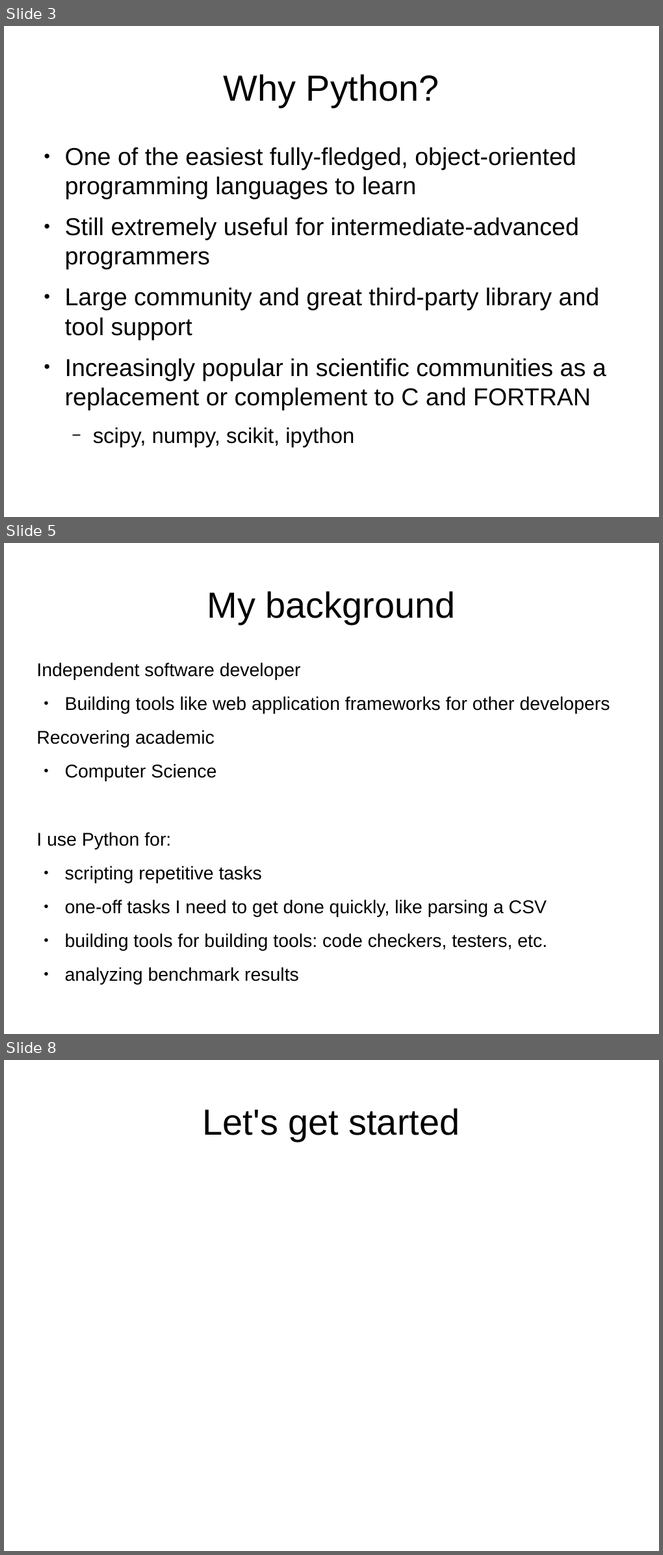
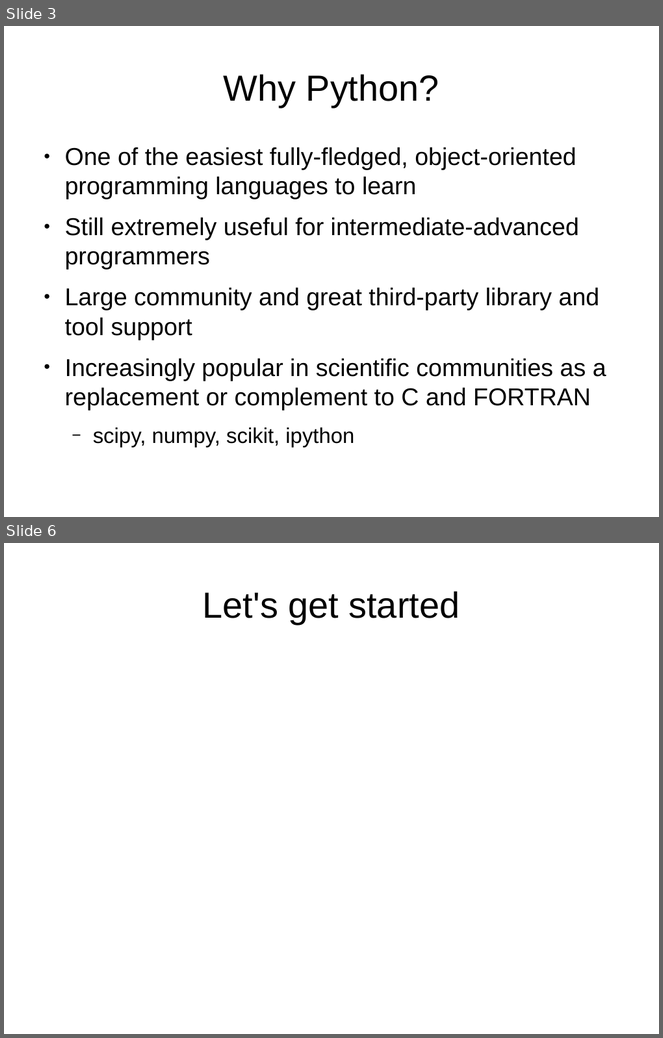
Before and after one commit to chxy/python, a slide deck: 00_intro.odp. Shown one above the other, each under a label of ours: slides 3, 5 and 8 before the commit, slides 3 and 6 after it; the slides between them are not shown. The pictures are 663x1555 and 663x1038 pixels, drawn with LibreOffice and Linux fonts; fonts in the diff are those of the drawing. Boxes give left, top, right and bottom in pixels: in the first picture for what was removed or moved away, otherwise in the second. Text is boxed around its words. In the diff, an @@ line names an element or a change of style, - is before the commit and + after.

```diff
--- a/00_intro.odp
+++ b/00_intro.odp
@@ slide 5 removed at <box>4,543,659,1034</box>, background #FFFFFF @@
@@ title removed at <box>207,591,456,624</box> @@
-My background
@@ text removed at <box>36,663,610,951</box> @@
-Independent software developer
-● Building tools like web application frameworks for other developers
-Recovering academic
-● Computer Science
-I use Python for:
-● scripting repetitive tasks
-● one-off tasks I need to get done quickly, like parsing a CSV
-● building tools for building tools: code checkers, testers, etc.
-● analyzing benchmark results
@@ what was slide 8 is now slide 6 @@
```
Also in this commit, not shown: 2 slides changed, 2 other slides removed.
